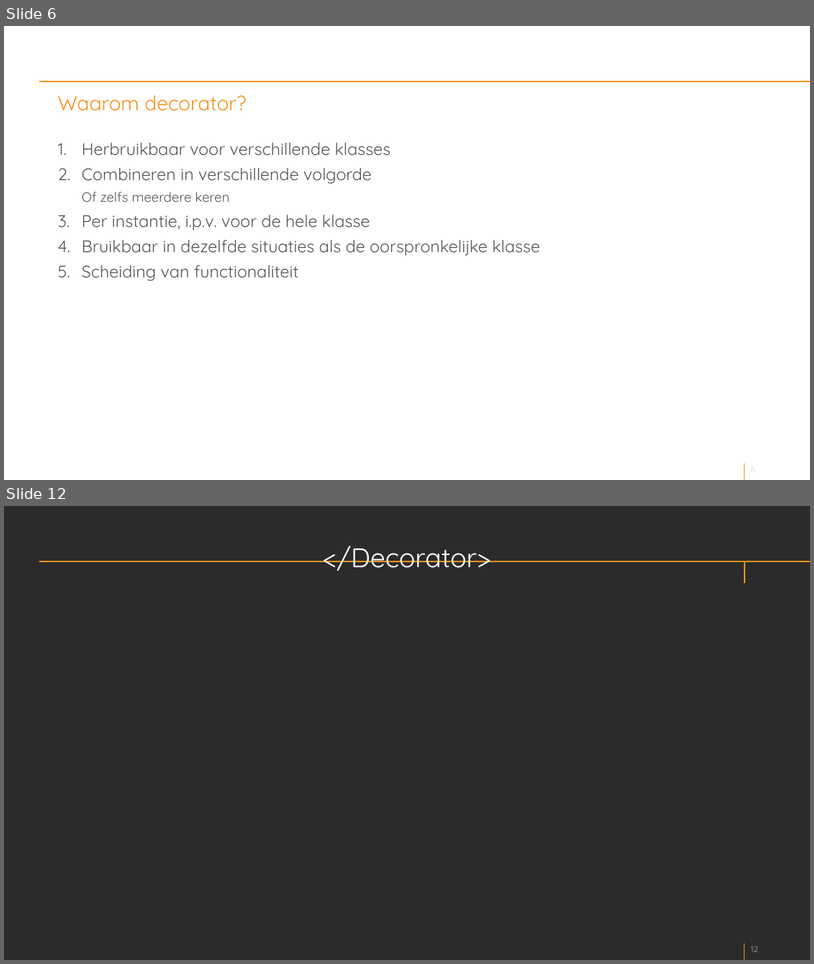
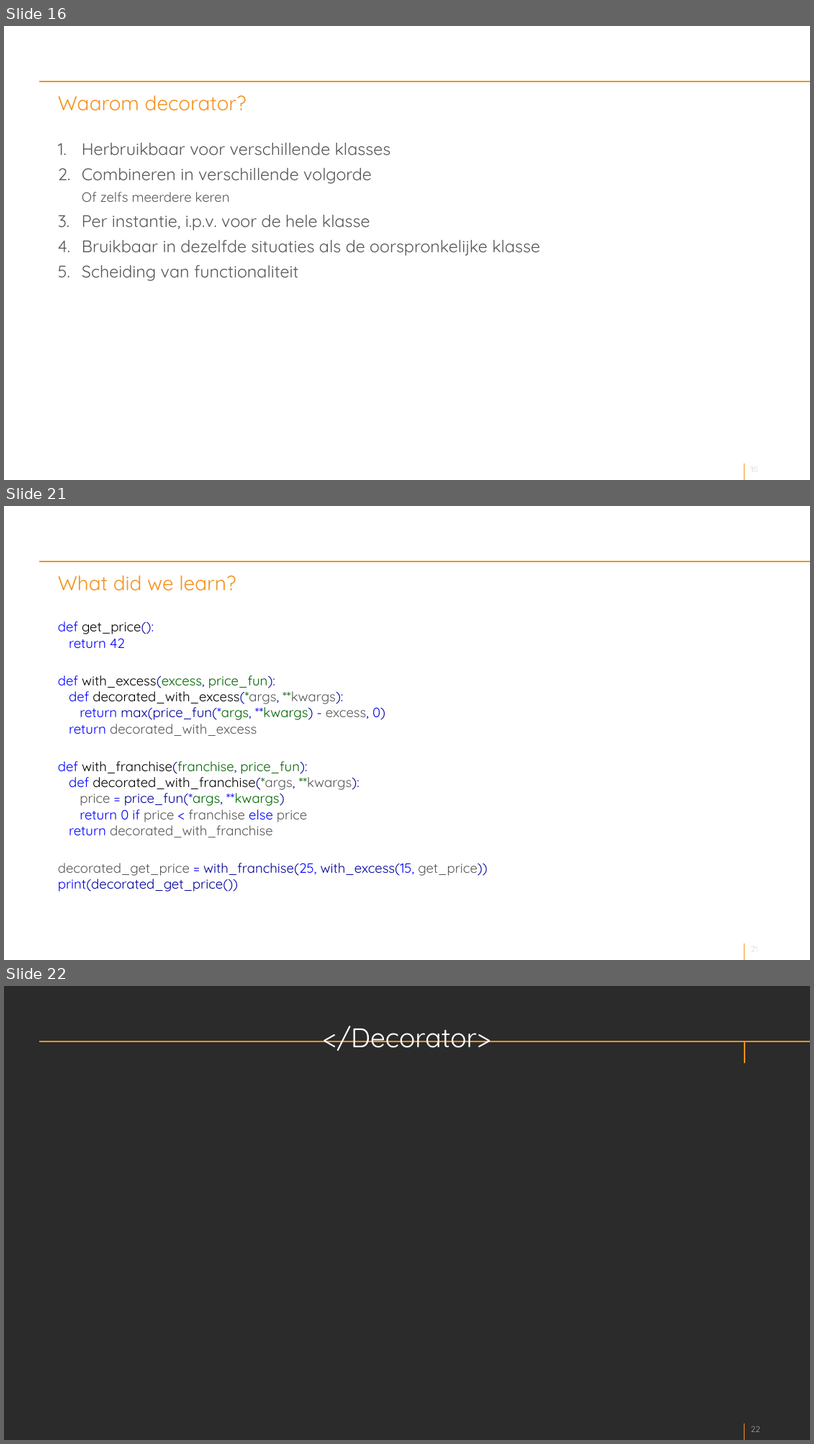
Before and after one commit to markKL1/decorator, a slide deck: presentation/decorator-v1.pptx. Shown one above the other, each under a label of ours: slides 6 and 12 before the commit, slides 16, 21 and 22 after it; the slides between them are not shown. The pictures are 814x964 and 814x1444 pixels, drawn with LibreOffice and Linux fonts; fonts in the diff are those of the drawing; background and template pictures are left out; a plain dark background stands for a picture behind light text. Boxes give left, top, right and bottom in pixels: in the first picture for what was removed or moved away, otherwise in the second. Text is boxed around its words. In the diff, an @@ line names an element or a change of style, - is before the commit and + after.

Commit message:
presentation and code fixes

```diff
--- a/presentation/decorator-v1.pptx
+++ b/presentation/decorator-v1.pptx
@@ slide 21 added at bbox=[4, 506, 810, 960], background picture (left out); not listed: 4 template elements that a slide beside it also shows @@
@@ title added at bbox=[58, 575, 236, 591], 24 pt, text #F6921E @@
+What did we learn?
@@ text added at bbox=[58, 621, 487, 891], 16 pt, text #575757 @@
+def get_price():
+return 42
+def with_excess(excess, price_fun):
+def decorated_with_excess(*args, **kwargs):
+return max(price_fun(*args, **kwargs) - excess, 0)
+return decorated_with_excess
+def with_franchise(franchise, price_fun):
+def decorated_with_franchise(*args, **kwargs):
+price = price_fun(*args, **kwargs)
+return 0 if price < franchise else price
+return decorated_with_franchise
+decorated_get_price = with_franchise(25, with_excess(15, get_price))
+print(decorated_get_price())
@@ what was slide 6 is now slide 16 @@
@@ page number at bbox=[748, 464, 778, 475]: text changed @@
-6
+16
@@ page number at bbox=[748, 464, 778, 475]: text changed @@
-6
+16
@@ what was slide 12 is now slide 22 @@
@@ page number at bbox=[751, 1426, 761, 1432]: text changed @@
-12
+22
```
Also in this commit, not shown: 2 slides changed, 11 other slides added, 2 slides removed, 3 other files.
